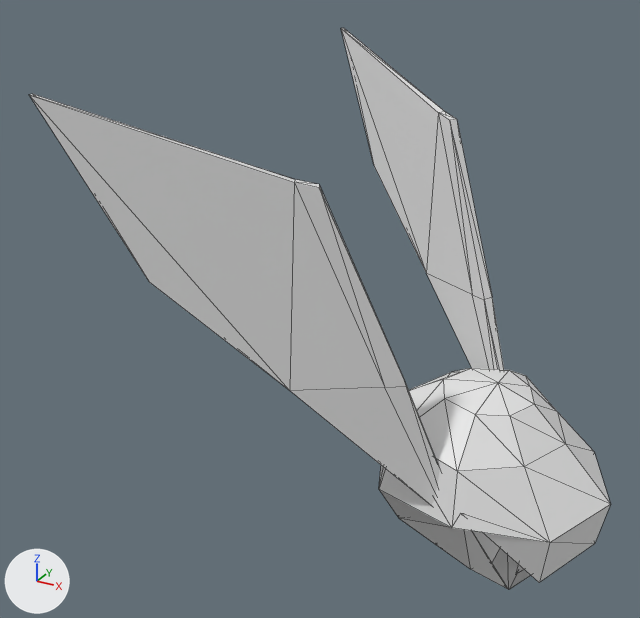
Before and after pictures for a commit that changed the glTF model assets/vesper.glb.
Rendered twice from a 50 mm camera at (0.959, -3.934, 2.684) aimed at (-1.096, -0.199, 0.817). The lights are fixed; the arrows at lower left show +X, +Y and +Z. Mesh edges are drawn as thin lines. Objects named as collision shapes, trigger or cutter boxes, shadow casters or lower levels of detail are left out. Where no turn or scale is listed for an object, it has been applied to the vertices. Vertices at the same position are counted once.

In view in the first picture: 'Vesper'.
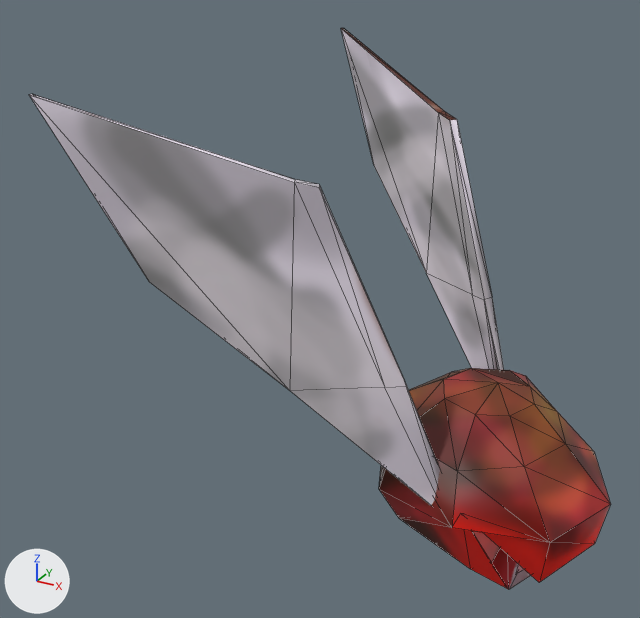
The newer file is also rescaled (x2.0) as a whole; pictures and numbers use the older file's frame.

Patch to the scene script:
```diff
--- a/assets/vesper.glb.py
+++ b/assets/vesper.glb.py
@@ img_untitled @@
+img_untitled = load_image('Untitled', '_unpacked/Untitled', 1024, 1024, 'sRGB')
@@ mat_material_001 @@
 mat_material_001 = principled_material('Material.001')
-mat_material_001.base_color = (0.8, 0.8, 0.8)  # white #e7e7e7
+mat_material_001.texture = img_untitled
@@ me_sphere @@
 me_sphere.from_pydata(...)  # 90 vertices, 160 faces; spans x -1.78..0.46, y -1.36..1.33, z -0.63..2.05
 # used by ob_vesper; location = (0.0, 0.0, 0.0)
 # verts and faces of me_sphere; kept vertices keep their numbers, new ones are numbered from 90
 # before: 0 (-0.05, 0.17, 0.45) at pixel (530, 386), 20 (-0.17, 0.0, 0.53) at pixel (498, 382), 32 (-0.38, 0.19, 0.47) at pixel (470, 368), 37 (-0.19, 0.27, 0.47) at pixel (509, 370)
+# me_sphere part 1
+delete_faces([(0, 37, 20), (20, 37, 32)])
+faces += [(0, 32, 20), (0, 37, 32)]
+# me_sphere part 2: 157 kept faces spanning x -1.78..0.46, y -1.36..1.33, z -0.63..2.05 get new texture (UV) coordinates
 me_sphere.materials.append(mat_material_001)
```

Location of each change, (x1, y1, x2, y2) in pixels of the pictures (640 x 618 px; the box of a moved part takes in the faces that stretch with it):
'Vesper', surface changed
    both: (30, 28, 610, 589)
part 1 of me_sphere, moved or reshaped
    both: (472, 368, 529, 386)
part 2 of me_sphere, surface changed
    both: (30, 28, 610, 589)
